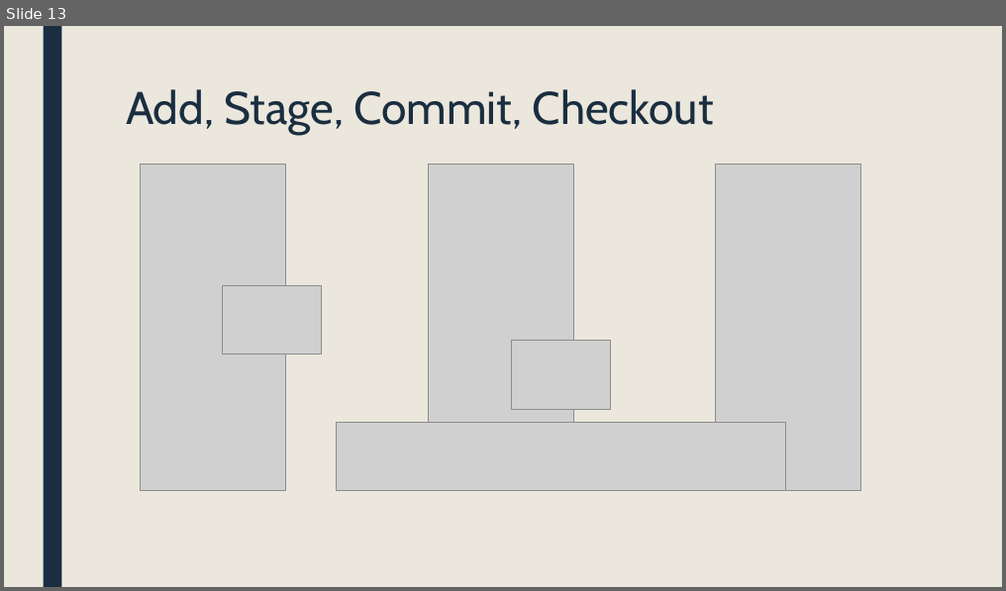
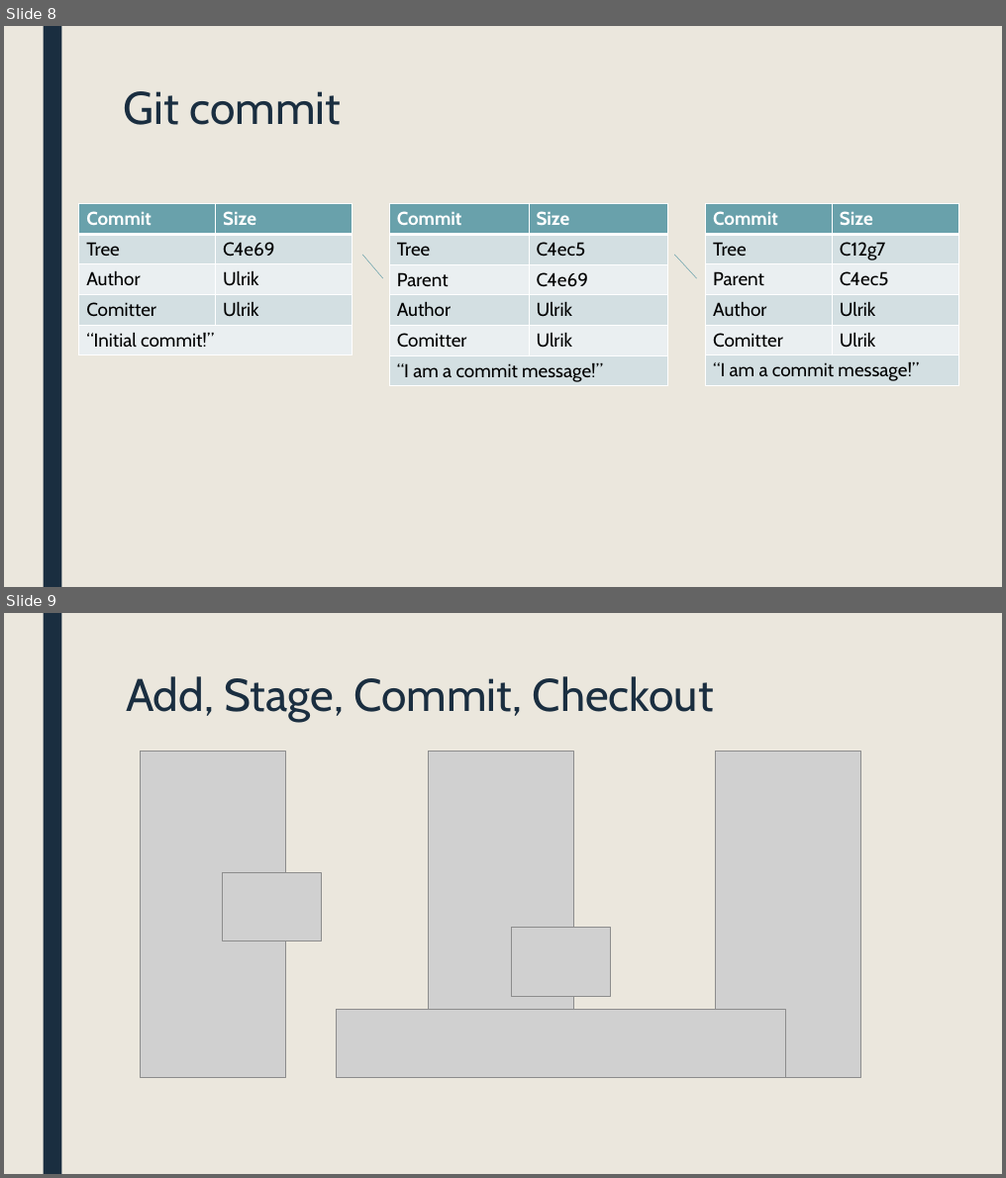
Before and after one commit to ufarm/sommer2016, a slide deck: GIT.pptx. Shown one above the other, each under a label of ours: slide 13 before the commit, slides 8 and 9 after it. The pictures are 1006x591 and 1006x1178 pixels, drawn with LibreOffice and Linux fonts; fonts in the diff are those of the drawing; grey boxes stand for pictures. Boxes give left, top, right and bottom in pixels: in the first picture for what was removed or moved away, otherwise in the second. Text is boxed around its words. In the diff, an @@ line names an element or a change of style, - is before the commit and + after.

```diff
--- a/GIT.pptx
+++ b/GIT.pptx
@@ slide 8 added at <box>4,26,1002,587</box>, background #EBE7DD; not listed: 1 template element that a slide beside it also shows @@
@@ title added at <box>124,91,340,125</box>, 44 pt, text #1A2E40 @@
+Git commit
@@ table added at <box>79,203,351,353</box>, 5 rows, 2 columns @@
+Commit | Size
+Tree | C4e69
+Author | Ulrik
+Comitter | Ulrik
+“Initial commit!” | 
@@ table added at <box>706,203,958,385</box>, 6 rows, 2 columns @@
+Commit | Size
+Tree | C12g7
+Parent | C4ec5
+Author | Ulrik
+Comitter | Ulrik
+“I am a commit message!” | 
@@ table added at <box>389,204,668,386</box>, 6 rows, 2 columns @@
+Commit | Size
+Tree | C4ec5
+Parent | C4e69
+Author | Ulrik
+Comitter | Ulrik
+“I am a commit message!” | 
@@ line added from (383, 278) to (362, 255), #69A1AB 0.5 pt @@
@@ line added from (696, 278) to (675, 255), #69A1AB 0.5 pt @@
@@ what was slide 13 is now slide 9 @@
```
Also in this commit, not shown: 1 slide changed, 1 other slide added.
